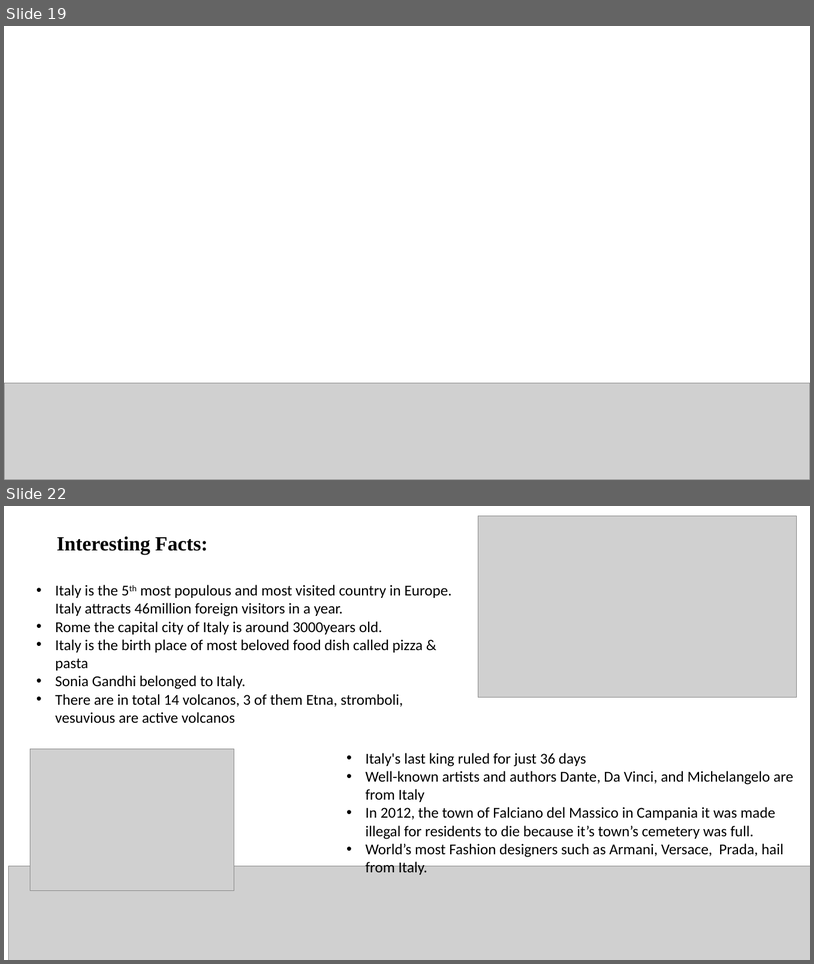
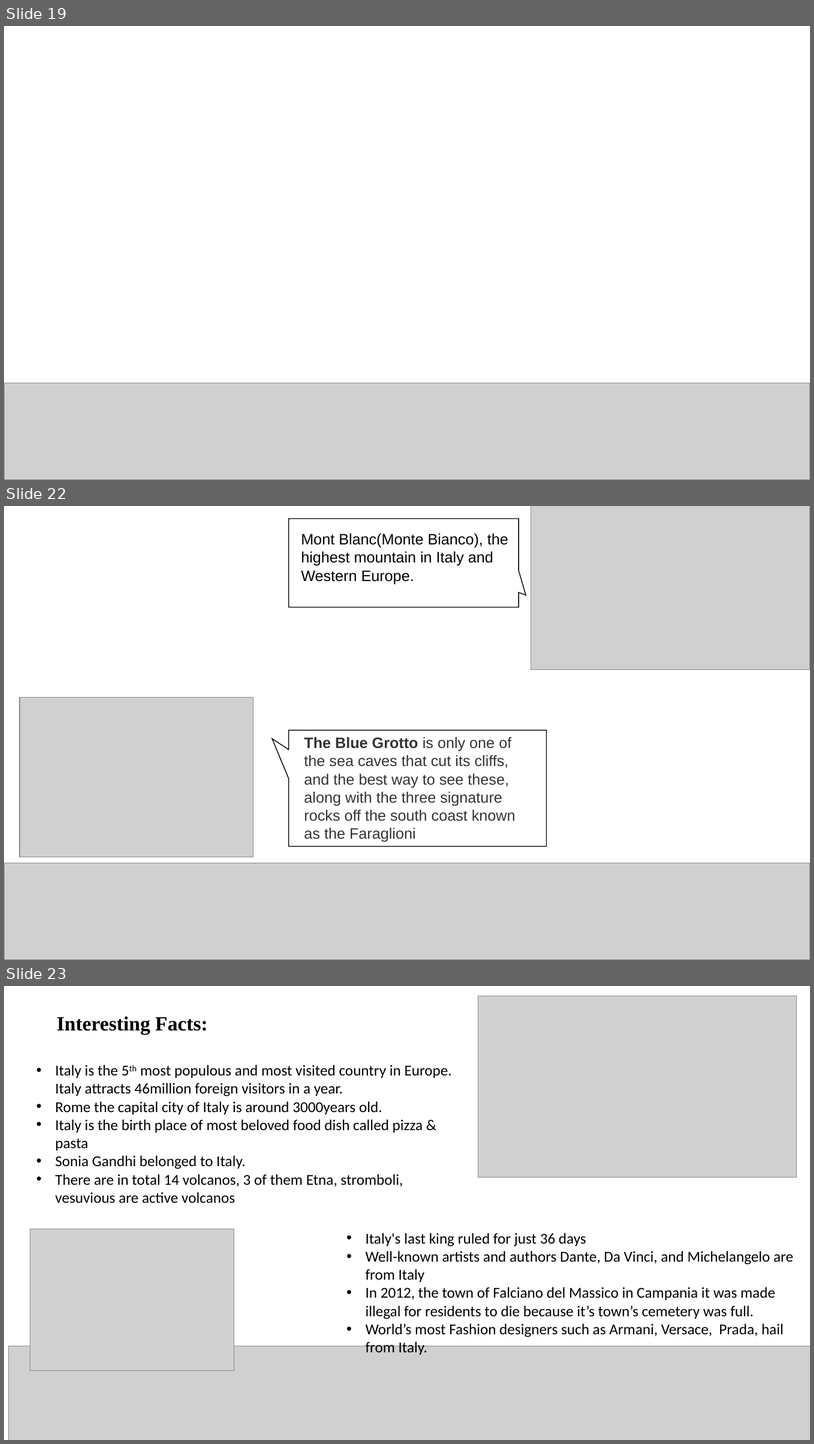
Before and after one commit to Utki-Ji/project, a slide deck: Global.pptx. Shown one above the other, each under a label of ours: slides 19 and 22 before the commit, slides 19, 22 and 23 after it; the slides between them are not shown. The pictures are 814x964 and 814x1444 pixels, drawn with LibreOffice and Linux fonts; fonts in the diff are those of the drawing; grey boxes stand for pictures. Boxes give left, top, right and bottom in pixels: in the first picture for what was removed or moved away, otherwise in the second. Text is boxed around its words. In the diff, an @@ line names an element or a change of style, - is before the commit and + after.

```diff
--- a/Global.pptx
+++ b/Global.pptx
@@ slide 22 added at <box>4,506,810,960</box>, background #FFFFFF @@
@@ speech box added at <box>289,519,519,607</box>, fill #FFFFFF, outline #000000 1 pt @@
@@ picture added at <box>531,506,810,669</box> @@
@@ text added at <box>301,533,509,584</box>, 18 pt, text #000000 @@
+Mont Blanc(Monte Bianco), the highest mountain in Italy and Western Europe.
@@ picture added at <box>20,697,253,857</box> @@
@@ speech box added at <box>289,730,546,846</box>, fill #FFFFFF, outline #000000 1 pt @@
@@ text added at <box>304,736,516,842</box>, 18 pt, text #333333 @@
+The Blue Grotto is only one of the sea caves that cut its cliffs, and the best way to see these, along with the three signature rocks off the south coast known as the Faraglioni
@@ picture added at <box>4,863,810,960</box> @@
@@ what was slide 22 is now slide 23 @@
```
Also in this commit, not shown: 5 slides changed, 1 slide removed.
